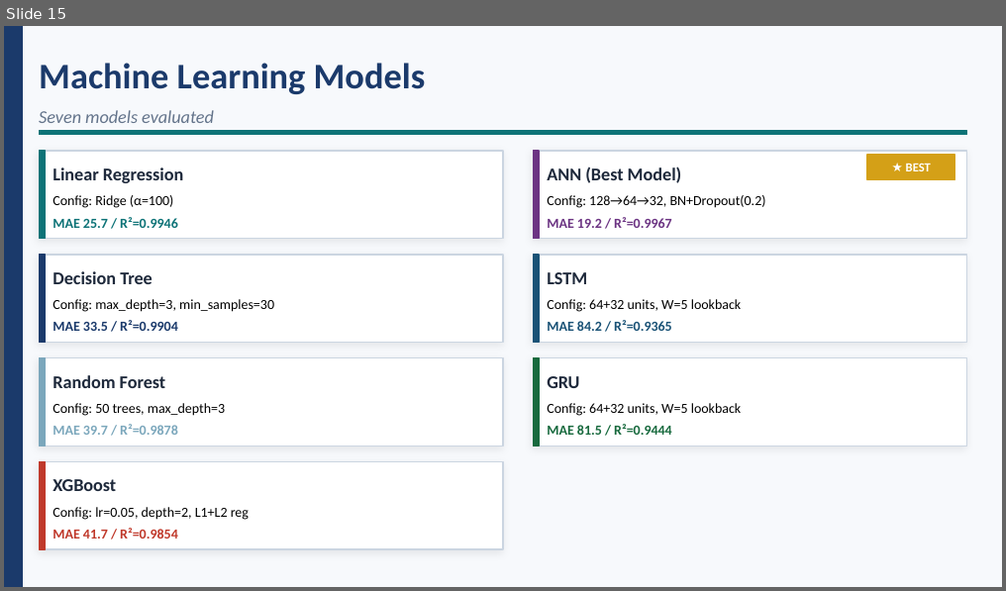
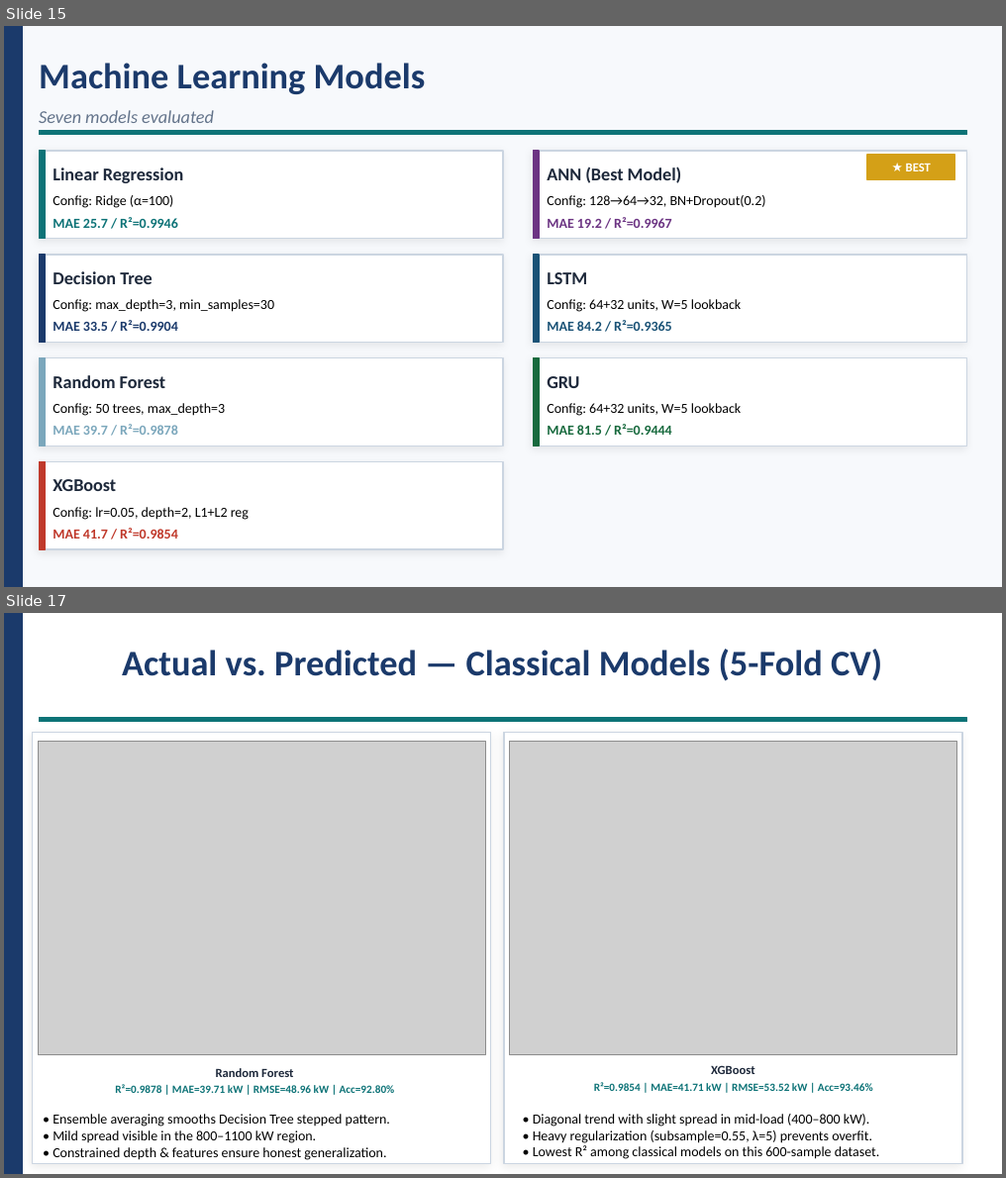
Before and after one commit to Rakesh01999/Research-Work-BPV, a slide deck: Thesis-Defense/defense/200112_Defense_Presentation.pptx. Shown one above the other, each under a label of ours: slide 15 before the commit, slides 15 and 17 after it; the slides between them are not shown. The pictures are 1006x591 and 1006x1178 pixels, drawn with LibreOffice and Linux fonts; fonts in the diff are those of the drawing; grey boxes stand for pictures. Boxes give left, top, right and bottom in pixels: in the first picture for what was removed or moved away, otherwise in the second. Text is boxed around its words. In the diff, an @@ line names an element or a change of style, - is before the commit and + after.

```diff
--- a/Thesis-Defense/defense/200112_Defense_Presentation.pptx
+++ b/Thesis-Defense/defense/200112_Defense_Presentation.pptx
@@ slide 17 added at (4,613,1002,1174), background #FFFFFF @@
@@ rectangle added at (4,613,22,1173), fill #1B3A6B, outline #1B3A6B 1 pt @@
@@ text added at (122,649,882,681), 26 pt, text #1B3A6B, bold @@
+Actual vs. Predicted — Classical Models (5-Fold CV)
@@ rectangle added at (39,718,967,722), fill #0D7377, outline #0D7377 1 pt @@
@@ rectangle added at (32,732,490,1163), fill #FFFFFF, outline #CBD5E1 1 pt @@
@@ picture added at (38,741,485,1056) @@
@@ rectangle added at (504,732,962,1163), fill #FFFFFF, outline #CBD5E1 1 pt @@
@@ picture added at (509,741,956,1056) @@
@@ text added at (115,1084,395,1093), 8 pt, text #0D7377, bold @@
+R²=0.9878 | MAE=39.71 kW | RMSE=48.96 kW | Acc=92.80%
@@ text added at (216,1068,293,1077), 9 pt, text #1E293B, bold @@
+Random Forest
@@ text added at (594,1082,873,1091), 8 pt, text #0D7377, bold @@
+R²=0.9854 | MAE=41.71 kW | RMSE=53.52 kW | Acc=93.46%
@@ text added at (711,1065,754,1074), 9 pt, text #1E293B, bold @@
+XGBoost
@@ text added at (53,1114,390,1160), 10 pt, text #000000 @@
+• Ensemble averaging smooths Decision Tree stepped pattern.
+• Mild spread visible in the 800–1100 kW region.
+• Constrained depth & features ensure honest generalization.
@@ text added at (533,1114,880,1159), 10 pt, text #000000 @@
+• Diagonal trend with slight spread in mid-load (400–800 kW).
+• Heavy regularization (subsample=0.55, λ=5) prevents overfit.
+• Lowest R² among classical models on this 600-sample dataset.
```
Also in this commit, not shown: 4 slides changed, 4 other slides added, 2 other files.
